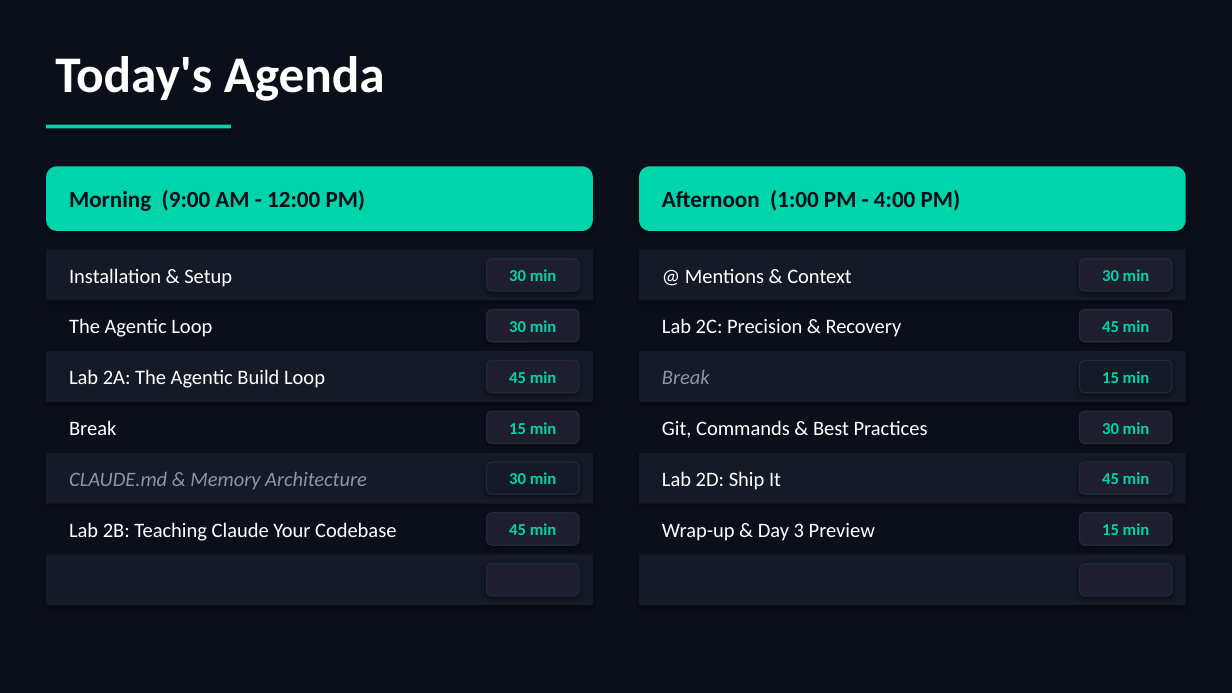
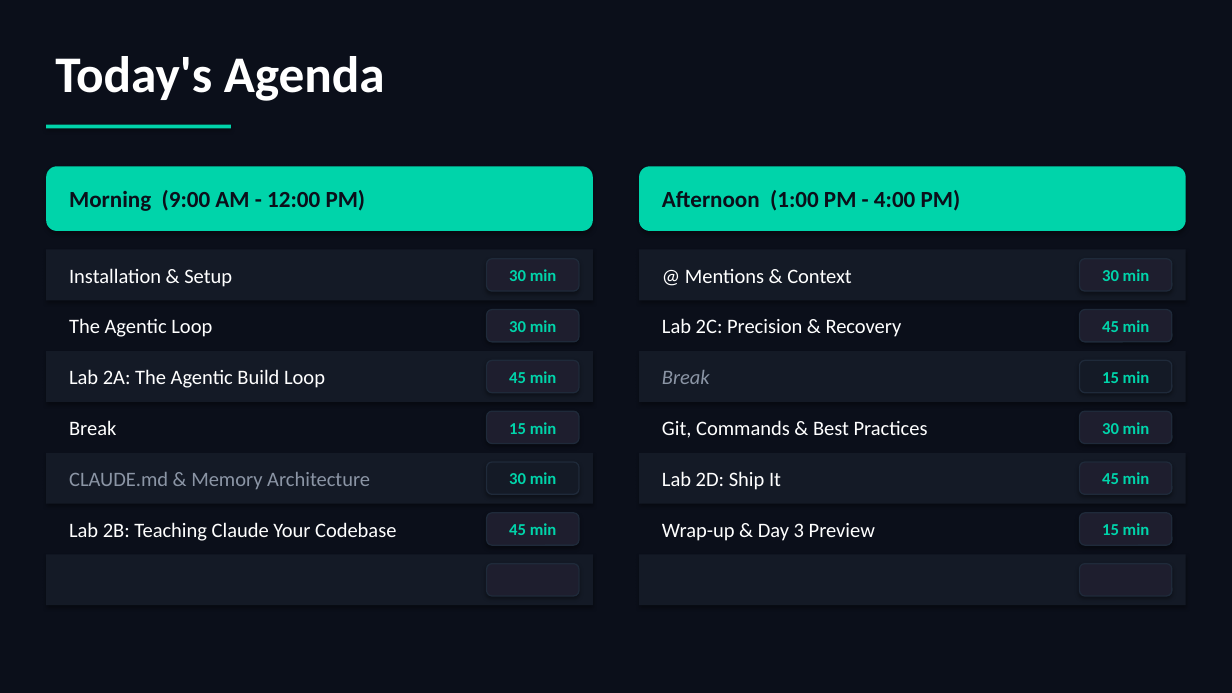
Before and after one commit to scottrhay/AIA-ClaudeCopilot, a slide deck: slide 2 of slides/Day2_Claude_Code_Fundamentals.pptx. Drawn at 1232x693 pixels with LibreOffice and Linux fonts; fonts in the diff are those of the drawing. Boxes give left, top, right and bottom in pixels: in the first picture for what was removed or moved away, otherwise in the second. Text is boxed around its words. In the diff, an @@ line names an element or a change of style, - is before the commit and + after.

```diff
--- a/slides/Day2_Claude_Code_Fundamentals.pptx
+++ b/slides/Day2_Claude_Code_Fundamentals.pptx
@@ text "CLAUDE.md & Memory Architecture" at (x1=69, y1=472, x2=370, y2=489): italic off @@
```
Also in this commit, not shown: 1 other slide changed.
